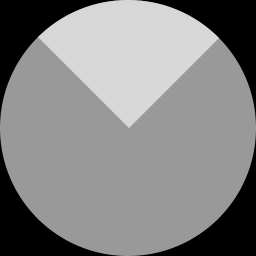
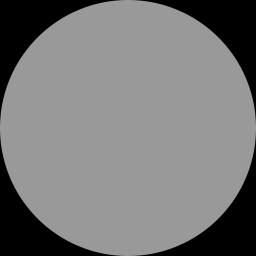
Two versions of the same layered image (256px x 256px). Layer-by-layer changes:
hid "cone" over [38, 0, 219, 128]
